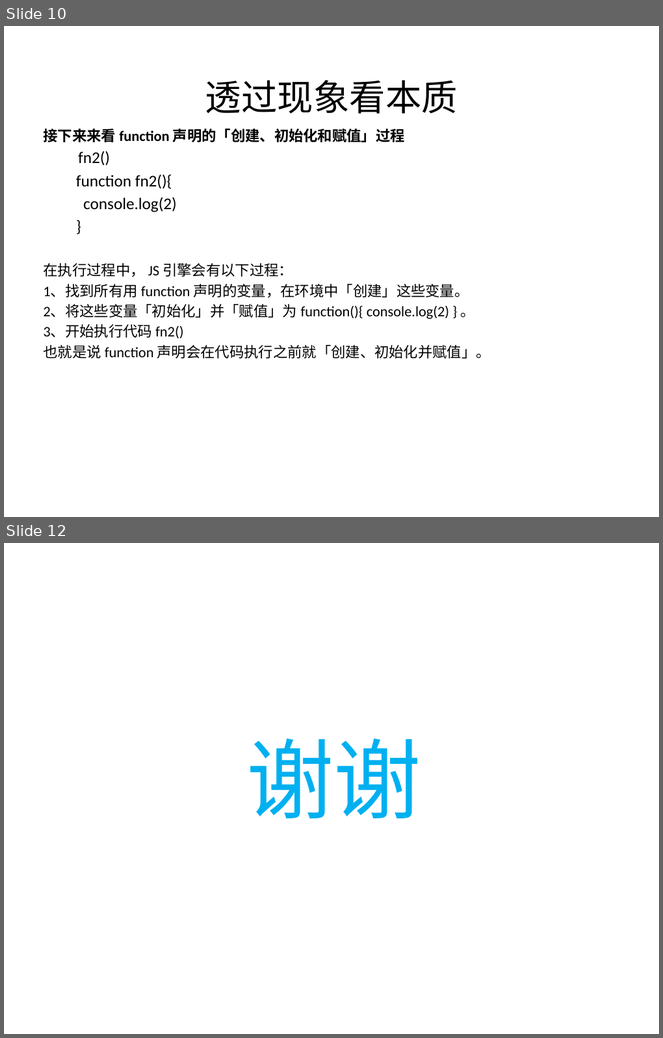
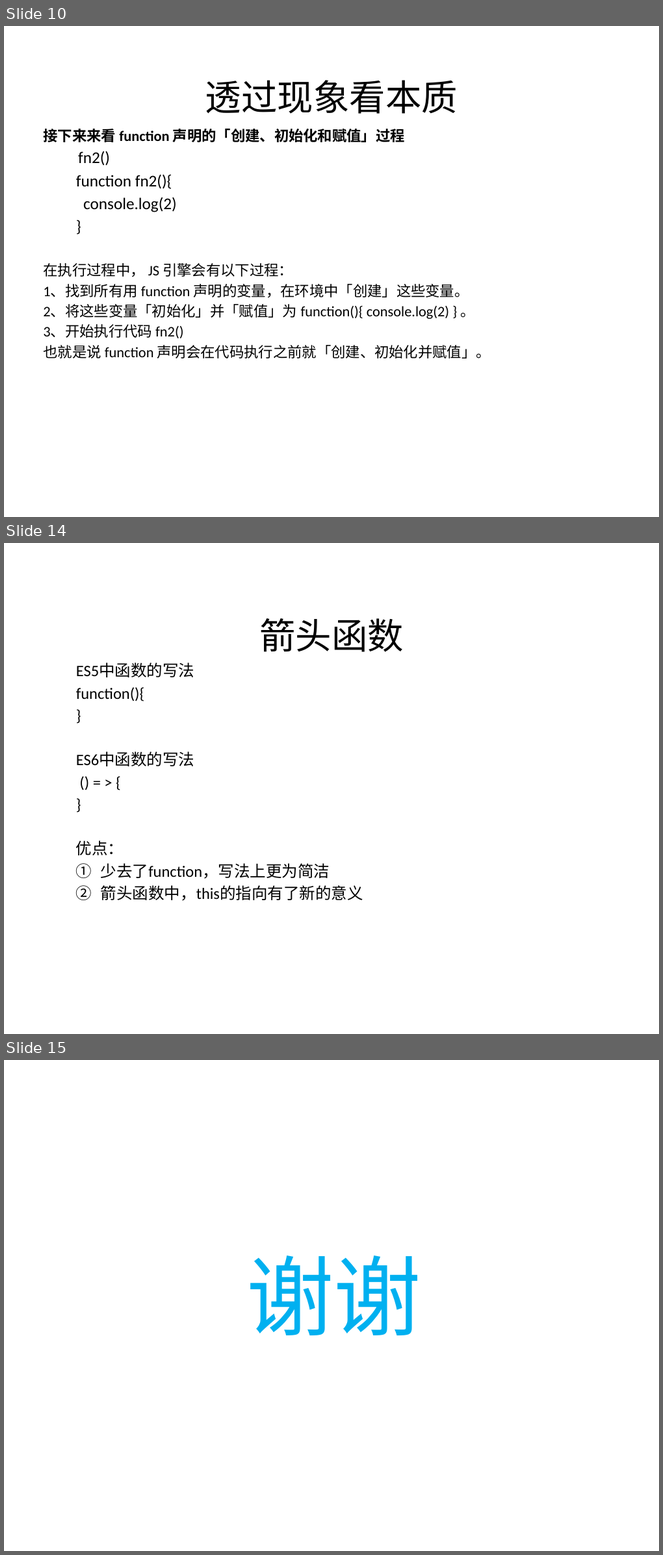
Before and after one commit to 1392731944/es6, a slide deck: es6.pptx. Shown one above the other, each under a label of ours: slides 10 and 12 before the commit, slides 10, 14 and 15 after it; the slides between them are not shown. The pictures are 663x1038 and 663x1555 pixels, drawn with LibreOffice and Linux fonts; fonts in the diff are those of the drawing; background and template pictures are left out. Boxes give left, top, right and bottom in pixels: in the first picture for what was removed or moved away, otherwise in the second. Text is boxed around its words. In the diff, an @@ line names an element or a change of style, - is before the commit and + after.

```diff
--- a/es6.pptx
+++ b/es6.pptx
@@ slide 14 added at bbox=[4, 543, 659, 1034], background picture (left out) @@
@@ title added at bbox=[259, 618, 404, 652], 39.6 pt, text #000000 @@
+箭头函数
@@ text added at bbox=[76, 664, 363, 901], 17.5 pt, text #000000 @@
+  ES5中函数的写法
+  function(){
+  }
+  ES6中函数的写法
+  () = > {
+  }
+  优点：
+  1. 少去了function，写法上更为简洁
+  2. 箭头函数中，this的指向有了新的意义
@@ what was slide 12 is now slide 15 @@
```
Also in this commit, not shown: 5 slides changed, 2 other slides added.
